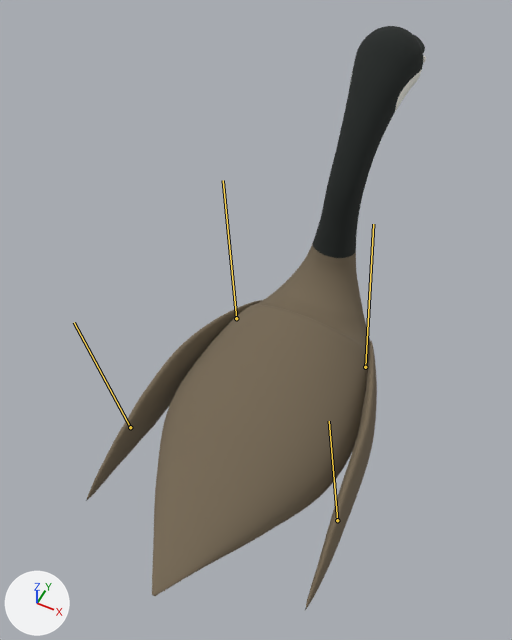
The glTF model assets/characters/goose/models/canada-goose.glb, before and after one commit.
The view is the same before and after, from a camera (50 mm lens) standing at (0.421, -1.041, 1.713) and looking at (-0.081, -0.037, 0.458). Every picture has the same lights, and +X, +Y and +Z are marked at lower left. The first picture is the older version. Both versions are drawn at frame 6 of the action 'wing_flap'; the numbers are the values there. The bones that change are drawn over the model as lines.

Objects in the first picture: 'goose-left-wing', 'goose-right-wing', 'goose-shell'.
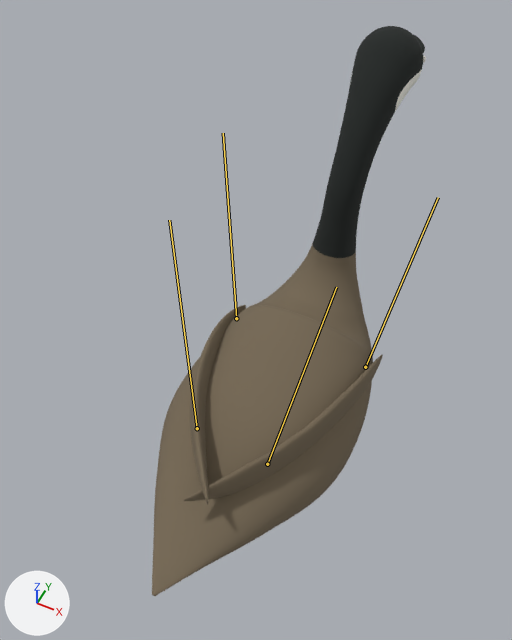
Pixel boxes (x1, y1, x2, y2) of what changed, in the pictures (512 x 640 px):
'goose-right-wing', posed (174% wider, 45% shorter): before (305, 341, 377, 610); after (184, 354, 383, 501)
'goose-left-wing', posed (68% narrower): before (86, 300, 262, 501); after (190, 305, 246, 504)
bone 'left_wing', root to tip: before (236, 318) to (223, 180); after (236, 318) to (223, 133)
bone 'left_wing_tip', root to tip: before (130, 427) to (74, 322); after (197, 428) to (169, 220)
bone 'right_wing', root to tip: before (365, 367) to (373, 224); after (365, 367) to (438, 197)
bone 'right_wing_tip', root to tip: before (337, 520) to (329, 421); after (267, 464) to (336, 287)

The change in detail:
Bone 'left_wing' (bone_left_wing) turns from (8, -13, -4) to (-11, 17, 5) degrees about its own x, y and z.
Bone 'left_wing_tip' (bone_left_wing_tip) turns from (3, -7, -1) to (-2, 4, 1) degrees about its own x, y and z.
Bone 'right_wing' (bone_right_wing) turns from (7, 11, 4) to (-9, -14, -5) degrees about its own x, y and z.
Bone 'right_wing_tip' (bone_right_wing_tip) turns from (3, 7, 1) to (-2, -4, -1) degrees about its own x, y and z.
